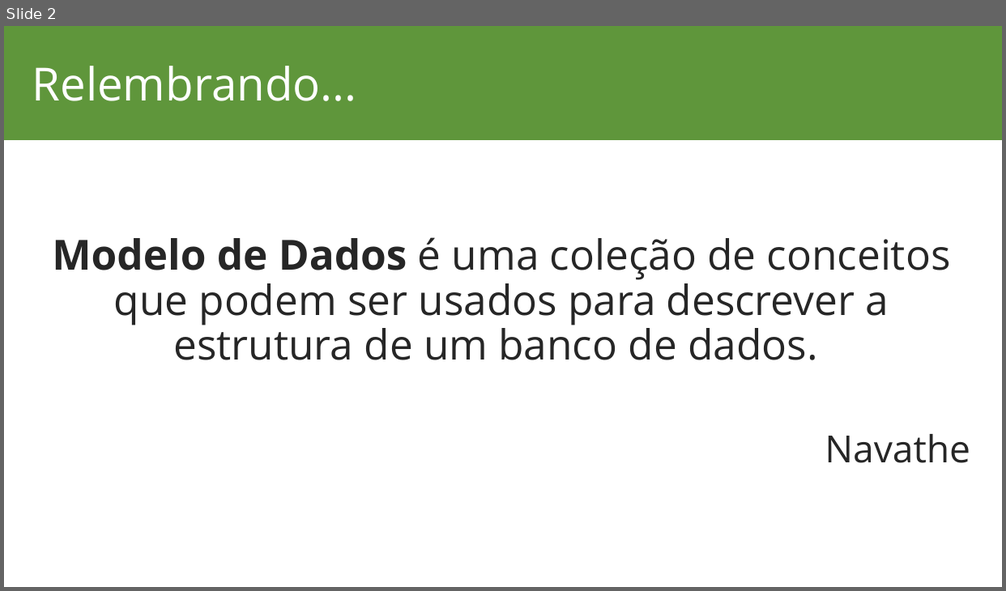
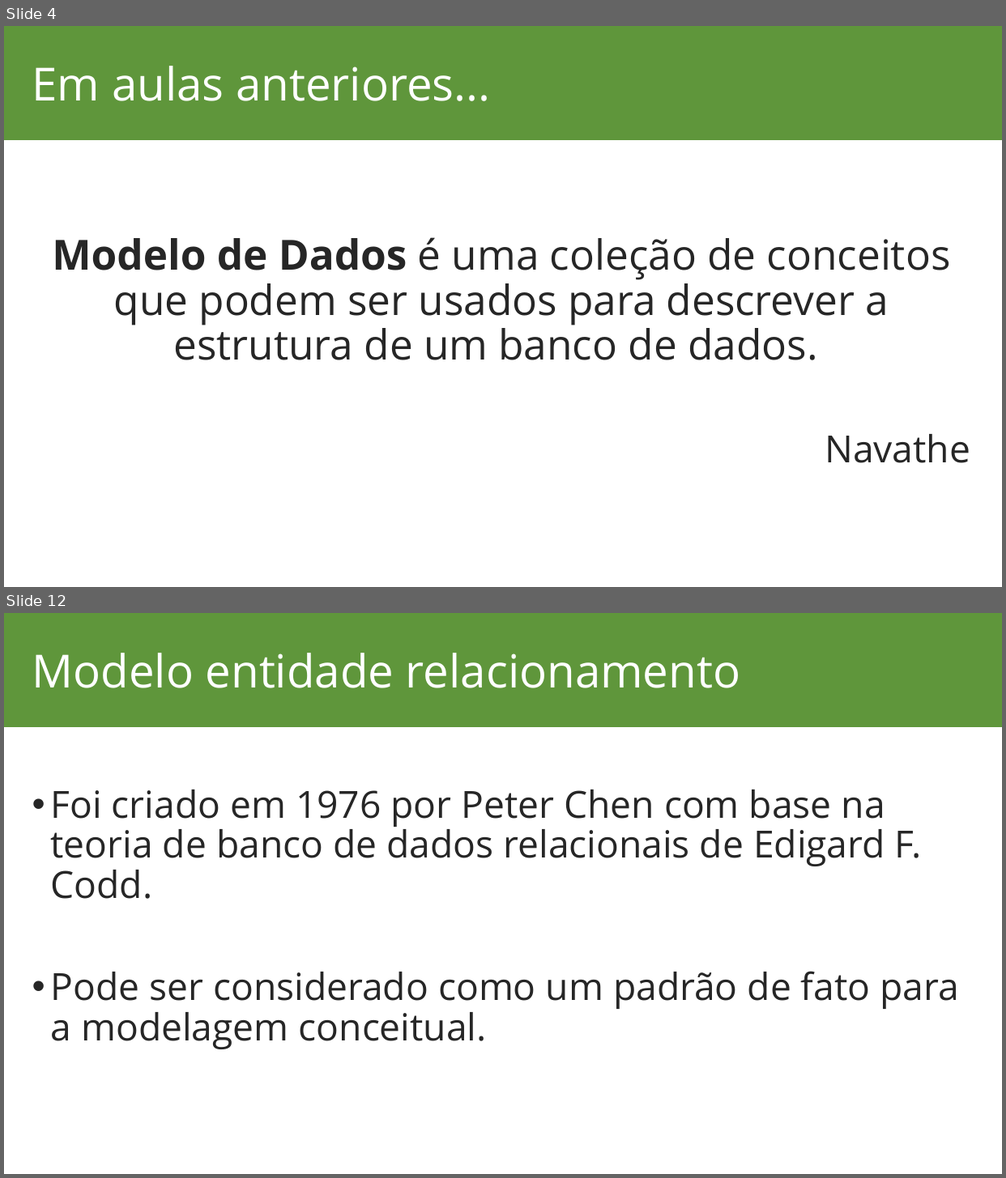
Before and after one commit to lucassoaresaraujo/aulas, a slide deck: Banco de Dados/Banco de Dados.pptx. Shown one above the other, each under a label of ours: slide 2 before the commit, slides 4 and 12 after it; the slides between them are not shown. The pictures are 1006x591 and 1006x1178 pixels, drawn with LibreOffice and Linux fonts; fonts in the diff are those of the drawing; background and template pictures are left out. Boxes give left, top, right and bottom in pixels: in the first picture for what was removed or moved away, otherwise in the second. Text is boxed around its words. In the diff, an @@ line names an element or a change of style, - is before the commit and + after.

Commit message:
Alteracoes aula banco de dados

```diff
--- a/Banco de Dados/Banco de Dados.pptx
+++ b/Banco de Dados/Banco de Dados.pptx
@@ slide 12 added at bbox=[4, 613, 1002, 1174], background #FFFFFF; not listed: 1 template element that a slide beside it also shows @@
@@ title added at bbox=[32, 653, 740, 688], 44 pt, text #FFFFFF @@
+Modelo entidade relacionamento
@@ text added at bbox=[51, 790, 959, 1050], 36 pt, text #262626 @@
+• Foi criado em 1976 por Peter Chen com base na teoria de banco de dados relacionais de Edigard F. Codd.
+• Pode ser considerado como um padrão de fato para a modelagem conceitual.
@@ what was slide 2 is now slide 4 @@
@@ slide 4 changed as well @@
@@ title at bbox=[32, 66, 491, 101]: text changed @@
-Relembrando...
+Em aulas anteriores...
```
Also in this commit, not shown: 1 other slide changed, 14 other slides added, 1 slide removed, 8 other files.
